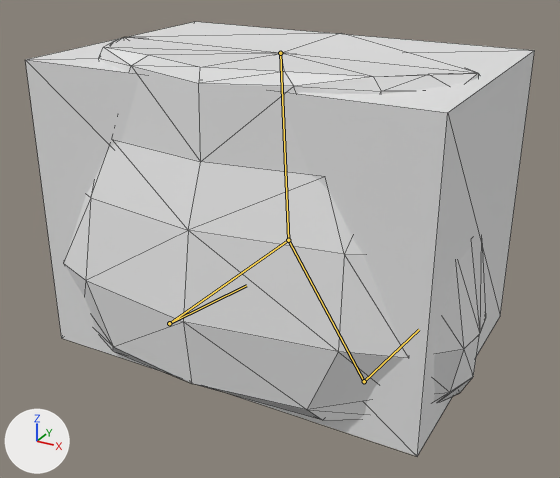
Renders of the glTF model assets/Models/Human/Human_Pelvis_Model.glb from each side of a commit.
Before and after are seen from a 50 mm lens placed at (1.76, -3.29, 0.47), pointed at (0.03, -0.13, -1.11). Every picture has the same lights, and +X, +Y and +Z are marked at lower left. The first picture is the older version. Both versions are drawn at frame 18 of the action 'Walk'; the numbers are the values there. The bones that change, and the others that lie on the model, are drawn over the model as lines. Mesh edges are drawn as thin lines.

Objects in the first picture: 'Bounds.Human.Pelvis', 'Connector.Human.Pelvis.1', 'Skin.Human.Pevlis.1'.
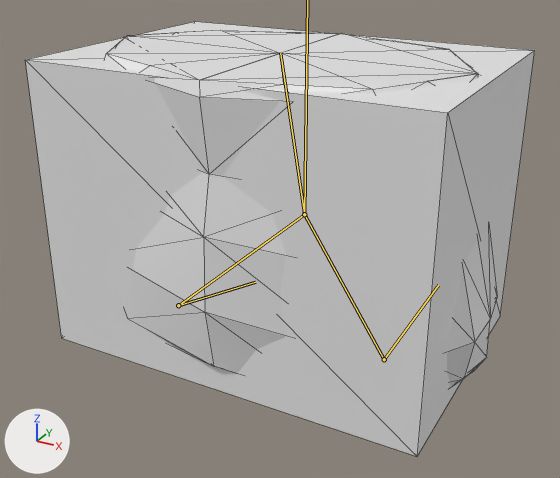
Pixel boxes (x1, y1, x2, y2) of what changed, in the pictures (560 x 478 px):
'Skin.Human.Pevlis.1', posed (7% narrower, 6% shorter): before (65, 38, 486, 420); after (105, 30, 497, 388)
bone 'Hip.L', root to tip: before (288, 240) to (364, 381); after (304, 214) to (384, 359)
bone 'Hip.R', root to tip: before (288, 240) to (169, 323); after (304, 214) to (178, 305)
bone 'Pelvis', root to tip: before (280, 53) to (288, 240); after (304, 214) to (280, 53)

What the commit changed:
Bone 'Hip.L' (bone_hip_l) turns from (0, 0, 0) to (-1, 2, 2) degrees about its own x, y and z.
Bone 'Hip.R' (bone_hip_r) turns from (0, 0, 0) to (6, 10, 11) degrees about its own x, y and z.
Bone 'Pelvis' (bone_pelvis) turns from (-9, 0, 0) to (0, 0, 0) degrees about its own x, y and z.
